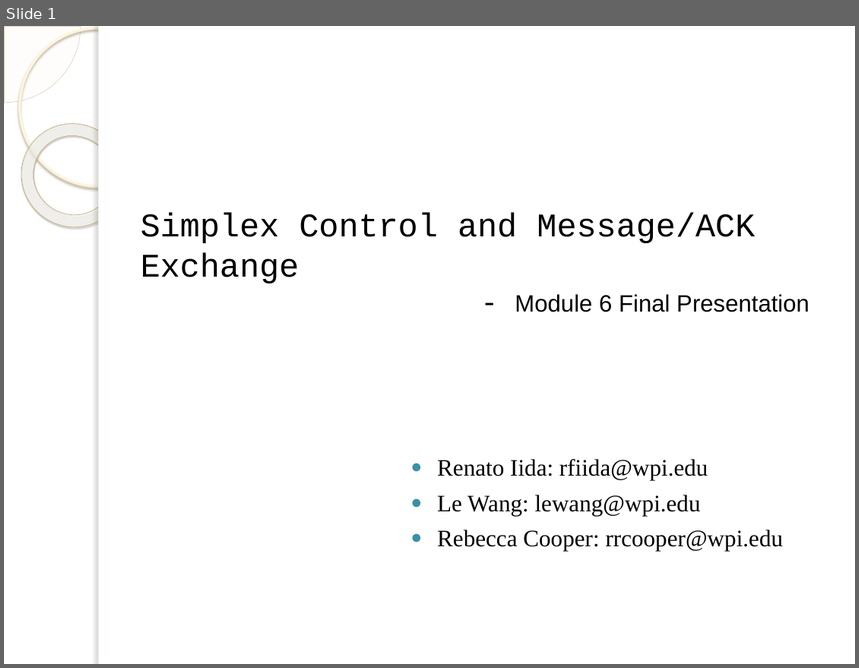
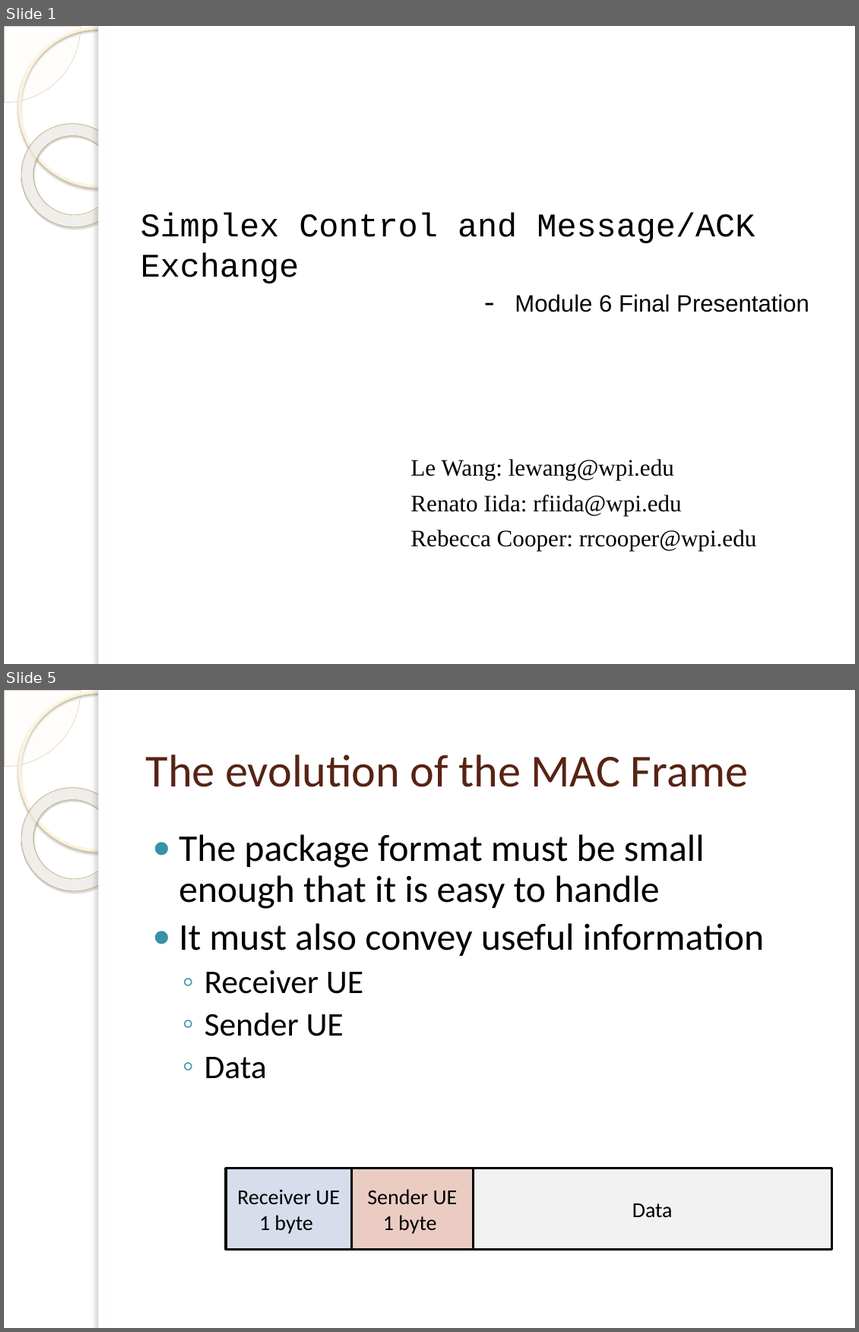
Before and after one commit to isamubr/ece405group6, a slide deck: 4305 Final Presentation.pptx. Shown one above the other, each under a label of ours: slide 1 before the commit, slides 1 and 5 after it; the slides between them are not shown. The pictures are 859x668 and 859x1332 pixels, drawn with LibreOffice and Linux fonts; fonts in the diff are those of the drawing; background and template pictures are left out. Boxes give left, top, right and bottom in pixels: in the first picture for what was removed or moved away, otherwise in the second. Text is boxed around its words. In the diff, an @@ line names an element or a change of style, - is before the commit and + after.

```diff
--- a/4305 Final Presentation.pptx
+++ b/4305 Final Presentation.pptx
@@ slide 5 added at [4,690,855,1328], background picture (left out); not listed: 5 template elements that a slide beside it also shows @@
@@ title added at [146,755,748,787], 38.7 pt, text #572314 @@
+The evolution of the MAC Frame
@@ text added at [179,834,764,1079], 32 pt, text #000000 @@
+● The package format must be small enough that it is easy to handle
+● It must also convey useful information
+  ◦ Receiver UE
+  ◦ Sender UE
+  ◦ Data
@@ rectangle added at [226,1168,352,1249], fill #D7DDEB, outline #000000 2 pt, 18 pt, text #000000 @@
+Receiver UE
+1 byte
@@ rectangle added at [351,1168,473,1249], fill #EACCC3, outline #000000 2 pt, 18 pt, text #000000 @@
+Sender UE
+1 byte
@@ rectangle added at [473,1168,832,1249], fill #F2F2F2, outline #000000 2 pt, 18 pt, text #000000 @@
+Data
@@ slide 1 changed as well @@
@@ text at [411,459,674,480]: paragraph added @@
+Le Wang: lewang@wpi.edu
@@ text at [411,495,757,551]: bullet ● to none @@
@@ text at [437,495,701,515]: paragraph removed @@
-● Le Wang: lewang@wpi.edu
```
Also in this commit, not shown: 3 other slides changed, 15 other slides added, 4 slides removed.
